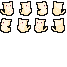
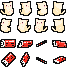
Two versions of the same layered image (67 x 67). Layer-by-layer changes:
added layer "레이어 3 복사 3" in group "그룹 1" over [37, 58, 46, 63]
added layer "레이어 3 복사" in group "그룹 1" over [37, 41, 46, 46]
added layer "레이어 3 복사 6" in group "그룹 1" over [21, 53, 29, 66]
added layer "레이어 3 복사 7" in group "그룹 1" over [54, 57, 65, 63]
added layer "레이어 3 복사 2" in group "그룹 1" over [2, 53, 15, 66]
added layer "레이어 3 복사 4" in group "그룹 1" over [18, 41, 32, 47]
added layer "레이어 3 복사 5" in group "그룹 1" over [53, 41, 66, 47]
added layer "레이어 3" in group "그룹 1" over [0, 40, 15, 47]
